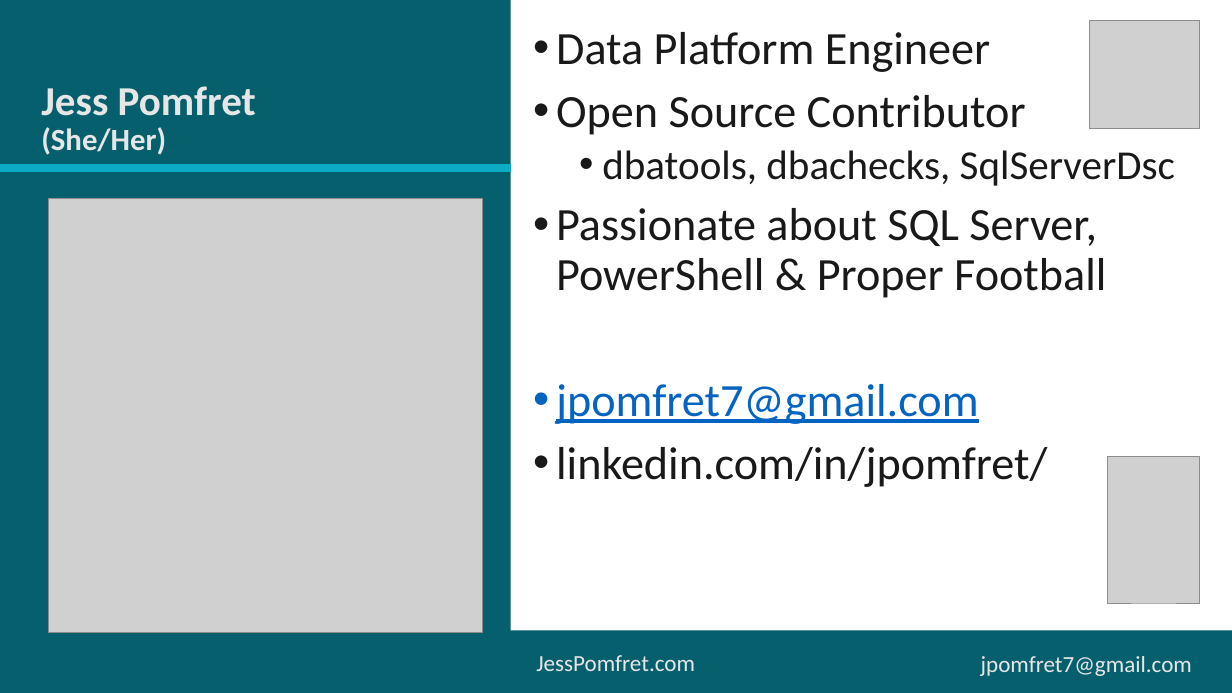
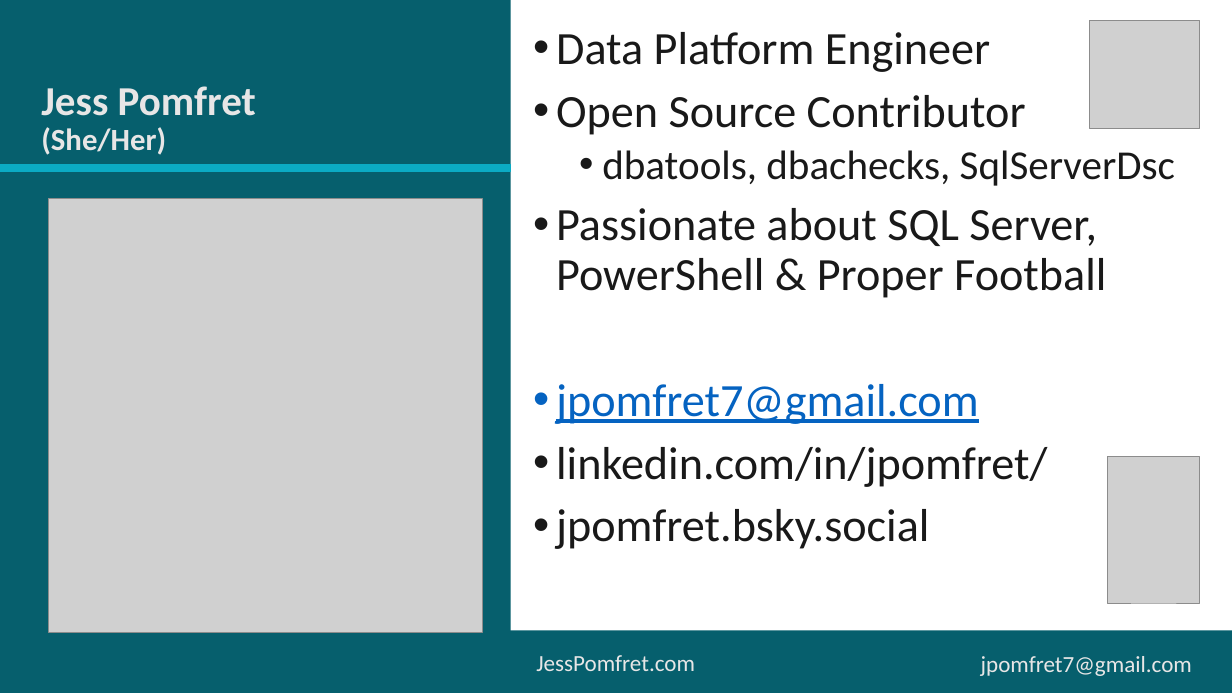
Before and after one commit to jpomfret/dbatools-replication, a slide deck: slide 2 of dbatoolsReplication.pptx. Drawn at 1232x693 pixels with LibreOffice and Linux fonts; fonts in the diff are those of the drawing; grey boxes stand for pictures. Boxes give left, top, right and bottom in pixels: in the first picture for what was removed or moved away, otherwise in the second. Text is boxed around its words. In the diff, an @@ line names an element or a change of style, - is before the commit and + after.

```diff
--- a/dbatoolsReplication.pptx
+++ b/dbatoolsReplication.pptx
@@ text at bbox=[556, 509, 929, 549]: paragraph added @@
+• jpomfret.bsky.social
```
Also in this commit, not shown: 2 other slides changed, 5 slides added, 1 slide removed, 3 other files.
